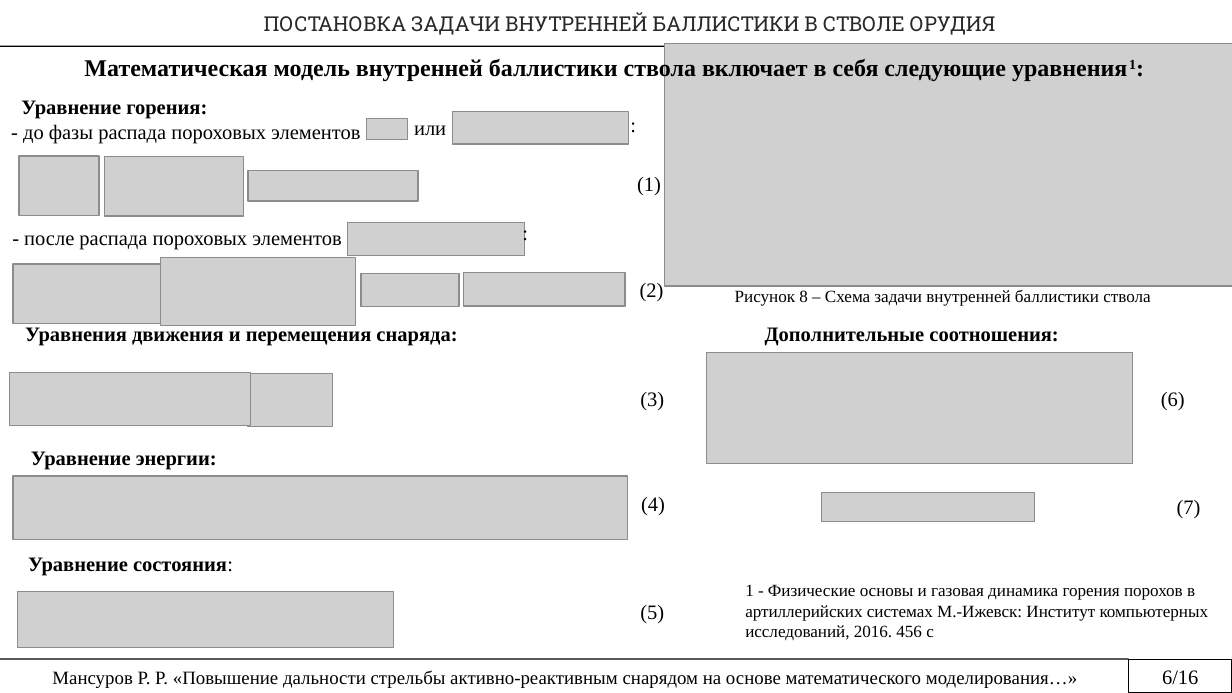
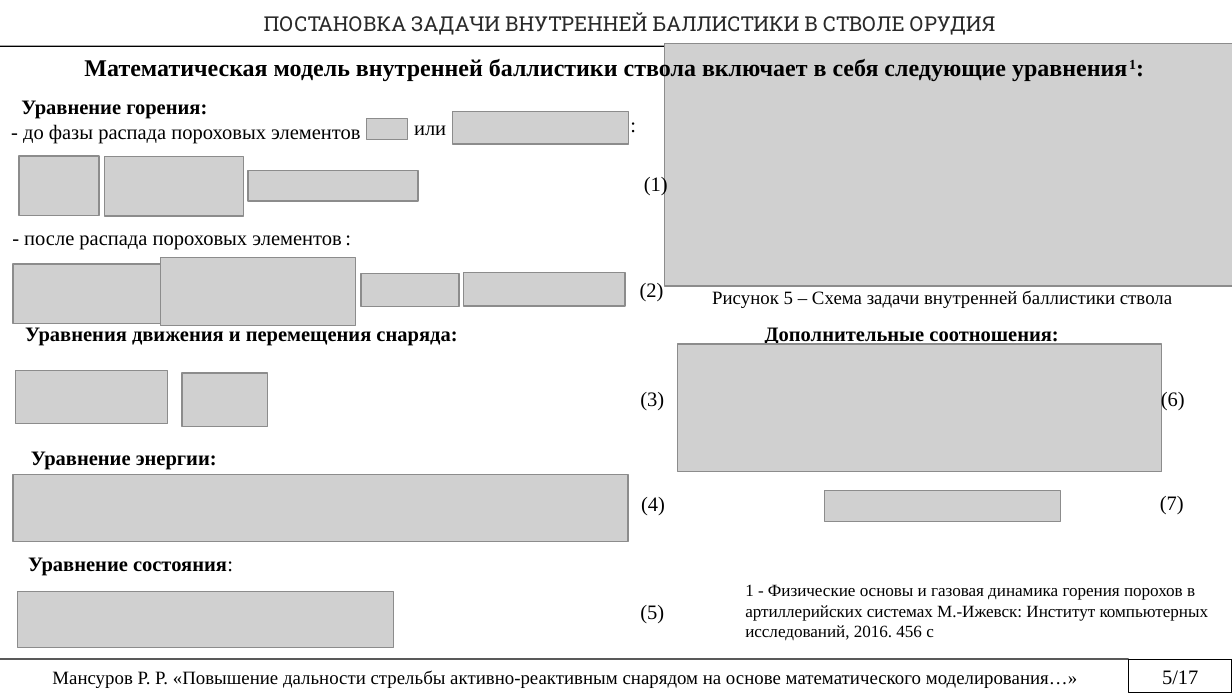
Before and after one commit to rustam-mansurov/cats, a slide deck: slide 5 of Мансуров Р.Р. — копия (2).pptx (slide 6 before the commit). Drawn at 1232x693 pixels with LibreOffice and Linux fonts; fonts in the diff are those of the drawing; grey boxes stand for pictures. Boxes give left, top, right and bottom in pixels: in the first picture for what was removed or moved away, otherwise in the second. Text is boxed around its words. In the diff, an @@ line names an element or a change of style, - is before the commit and + after.

```diff
--- a/Мансуров Р.Р. — копия (2).pptx
+++ b/Мансуров Р.Р. — копия (2).pptx
@@ text "(1)": place and size @@
-text "(1)" at box(637, 177, 661, 195)
+text "(1)" at box(644, 175, 668, 196)
@@ text ":": place and size @@
-text ":" at box(510, 213, 558, 250)
+text ":" at box(333, 218, 381, 255)
@@ picture removed at box(347, 222, 525, 255) @@
@@ text at box(712, 290, 1172, 308): text changed; size 10 to 11 pt @@
-Рисунок 8 – Схема задачи внутренней баллистики ствола
+Рисунок 5 – Схема задачи внутренней баллистики ствола
@@ picture: place and size @@
-picture at box(707, 352, 1133, 463)
+picture at box(678, 344, 1162, 472)
@@ picture: place and size @@
-picture at box(9, 373, 250, 426)
+picture at box(16, 371, 169, 424)
@@ picture added at box(182, 373, 267, 426) @@
@@ picture removed at box(248, 373, 333, 426) @@
@@ picture: place and size @@
-picture at box(822, 493, 1035, 522)
+picture at box(824, 490, 1060, 521)
@@ text "(7)": place and size @@
-text "(7)" at box(1177, 500, 1201, 518)
+text "(7)" at box(1160, 496, 1184, 514)
@@ text in rectangle at box(1162, 670, 1198, 685): text changed @@
-6/16
+5/17
```
Also in this commit, not shown: 12 other slides changed, 1 slide added, 1 slide removed.
